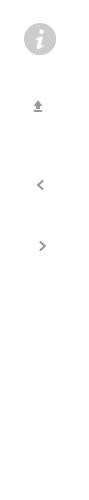
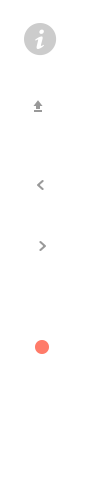
Layers edited between the first and the second w=89, h=500 image:
added layer "椭圆 4" (1st of 2) above "形状 17 副本" over [35, 340, 49, 354]
